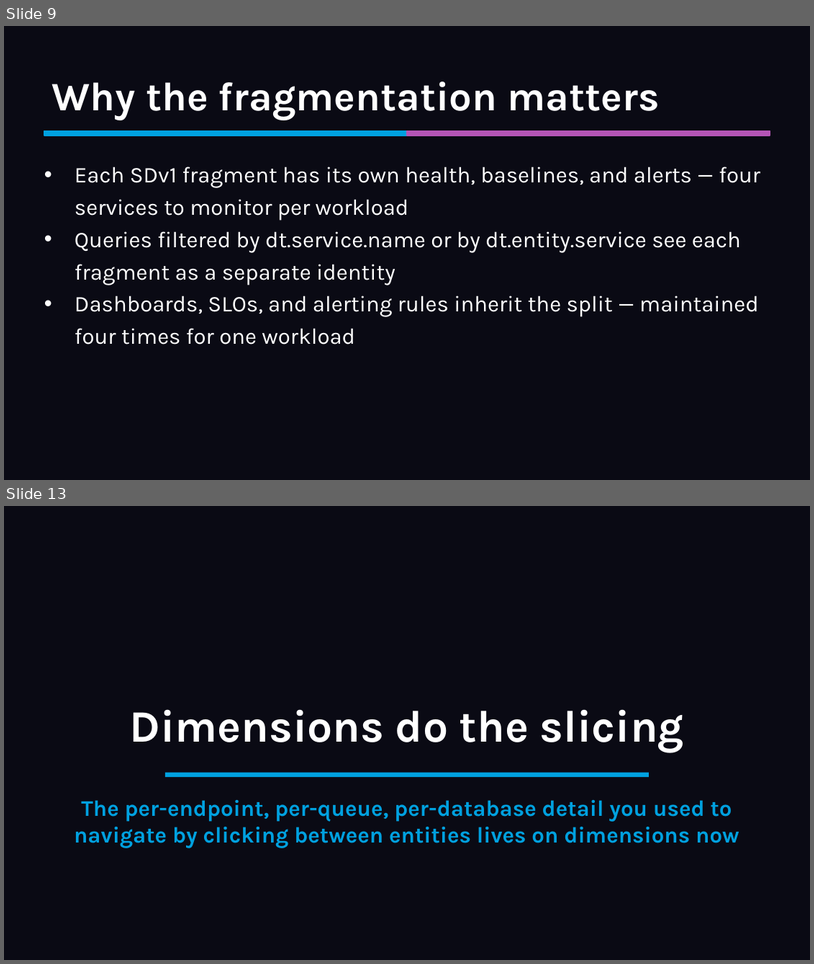
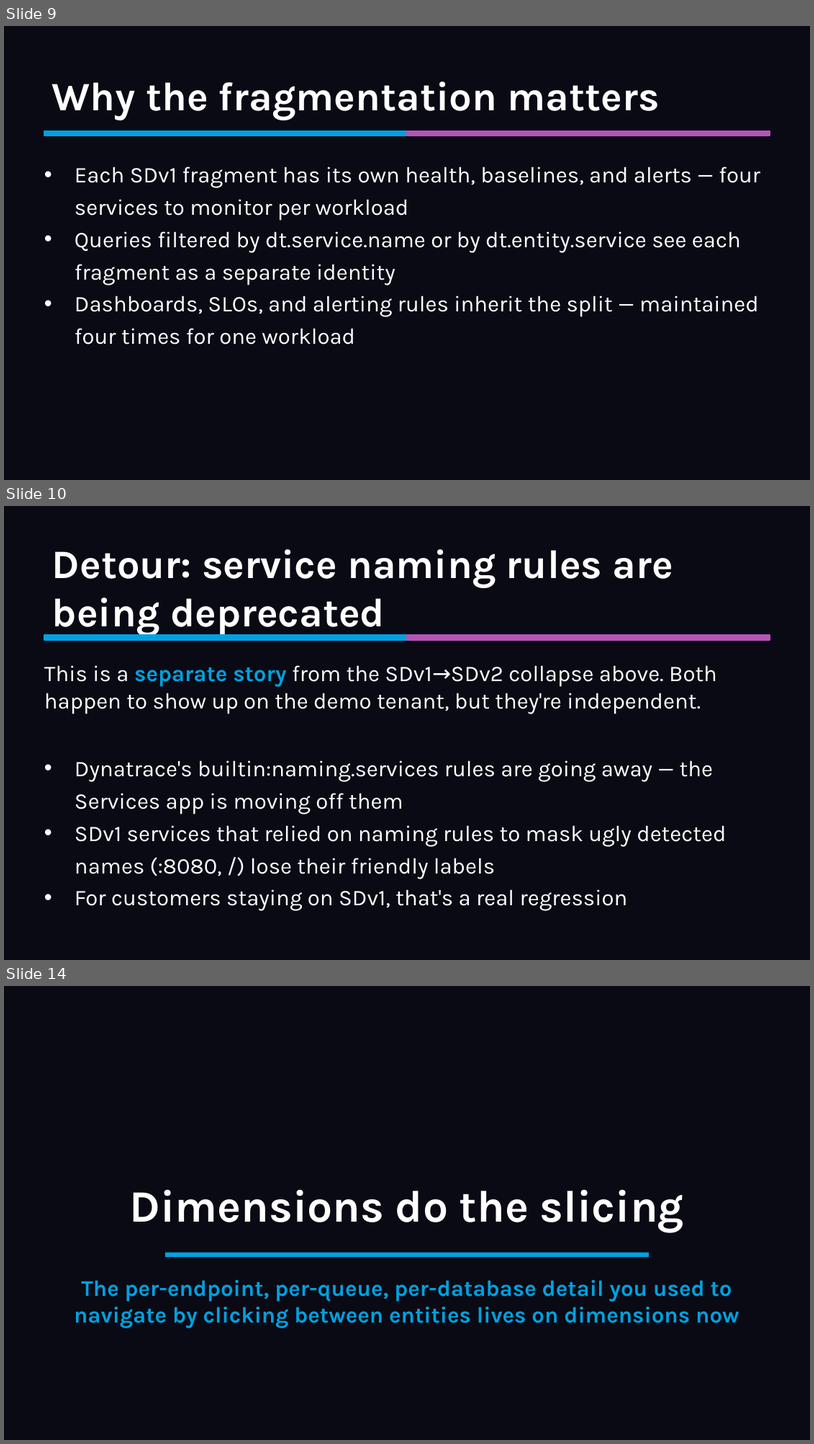
Before and after one commit to mreider/orders-demo, a slide deck: presentation/sdv2-presentation.pptx. Shown one above the other, each under a label of ours: slides 9 and 13 before the commit, slides 9, 10 and 14 after it; the slides between them are not shown. The pictures are 814x964 and 814x1444 pixels, drawn with LibreOffice and Linux fonts; fonts in the diff are those of the drawing. Boxes give left, top, right and bottom in pixels: in the first picture for what was removed or moved away, otherwise in the second. Text is boxed around its words. In the diff, an @@ line names an element or a change of style, - is before the commit and + after.

```diff
--- a/presentation/sdv2-presentation.pptx
+++ b/presentation/sdv2-presentation.pptx
@@ slide 10 added at (4,506,810,960), background #0A0A14 @@
@@ text added at (52,549,673,636), 36 pt, text #FFFFFF, bold @@
+Detour: service naming rules are being deprecated
@@ rectangle added at (44,635,407,640), fill #00A1E0, outline #00A1E0 1 pt @@
@@ rectangle added at (407,635,770,640), fill #B455B6, outline #B455B6 1 pt @@
@@ text added at (44,665,718,714), 20 pt, text #FFFFFF @@
+This is a separate story from the SDv1→SDv2 collapse above. Both happen to show up on the demo tenant, but they're independent.
@@ text added at (75,760,726,911), 20 pt, text #FFFFFF @@
+• Dynatrace's builtin:naming.services rules are going away — the Services app is moving off them
+• SDv1 services that relied on naming rules to mask ugly detected names (:8080, /) lose their friendly labels
+• For customers staying on SDv1, that's a real regression
@@ what was slide 13 is now slide 14 @@
```
Also in this commit, not shown: 2 slides changed, 1 other slide added, 1 slide removed, 3 other files.
